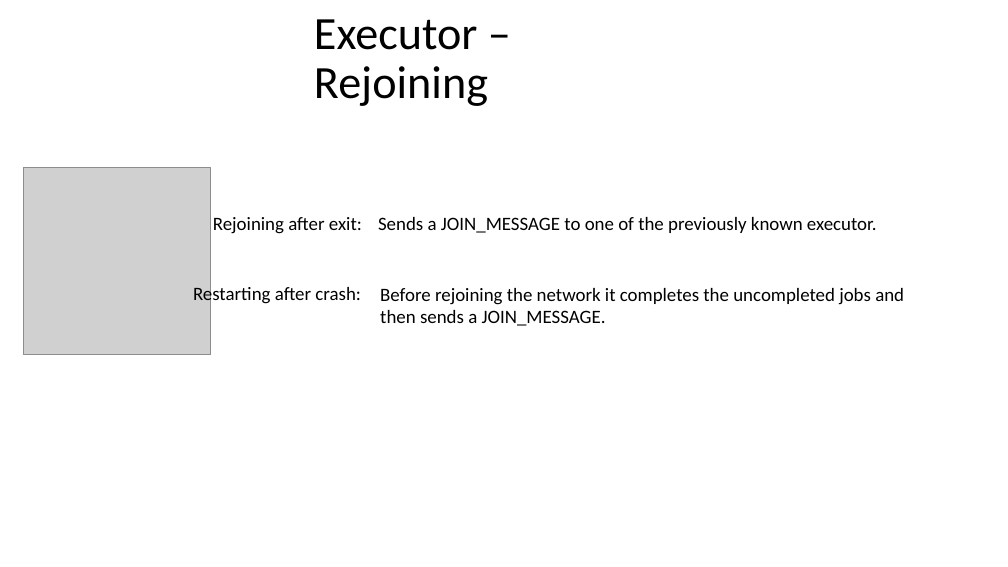
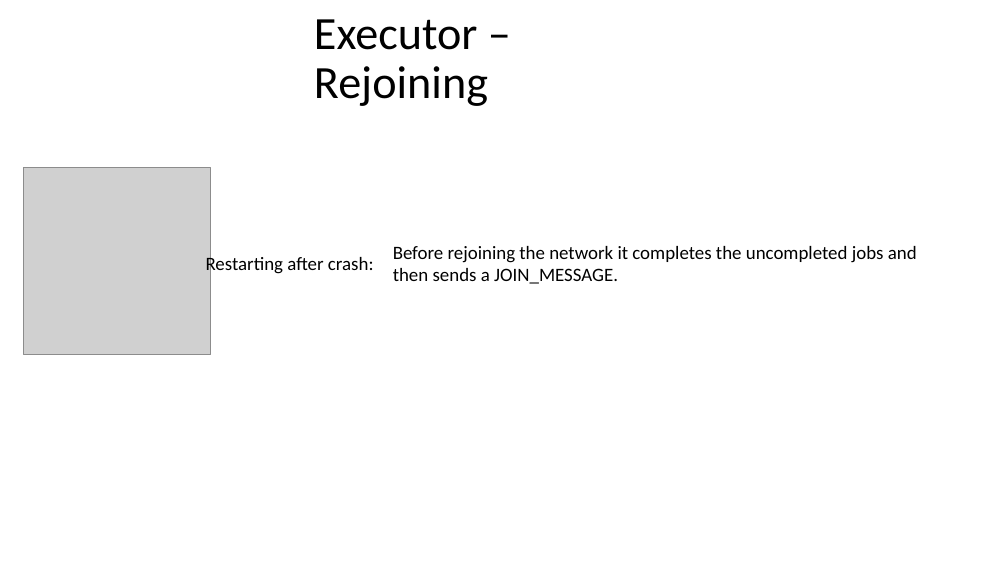
Before and after one commit to Alenichel/MartinaNichelini-DistributedJobScheduling, a slide deck: slide 7 of doc/Presentation.pptx (slide 6 before the commit). Drawn at 1008x567 pixels with LibreOffice and Linux fonts; fonts in the diff are those of the drawing; grey boxes stand for pictures. Boxes give left, top, right and bottom in pixels: in the first picture for what was removed or moved away, otherwise in the second. Text is boxed around its words. In the diff, an @@ line names an element or a change of style, - is before the commit and + after.

```diff
--- a/doc/Presentation.pptx
+++ b/doc/Presentation.pptx
@@ text removed at bbox=[213, 217, 362, 234] @@
-Rejoining after exit:
@@ text removed at bbox=[378, 217, 877, 233] @@
-Sends a JOIN_MESSAGE to one of the previously known executor.
@@ text "Before rejoining the network it ...": place and size @@
-text "Before rejoining the network it ..." at bbox=[380, 288, 904, 326]
+text "Before rejoining the network it ..." at bbox=[393, 246, 917, 284]
@@ text "Restarting after crash:": place and size @@
-text "Restarting after crash:" at bbox=[193, 285, 361, 306]
+text "Restarting after crash:" at bbox=[206, 254, 374, 275]
```
Also in this commit, not shown: 4 other slides changed, 1 slide added, 1 slide removed, 1 other file.
